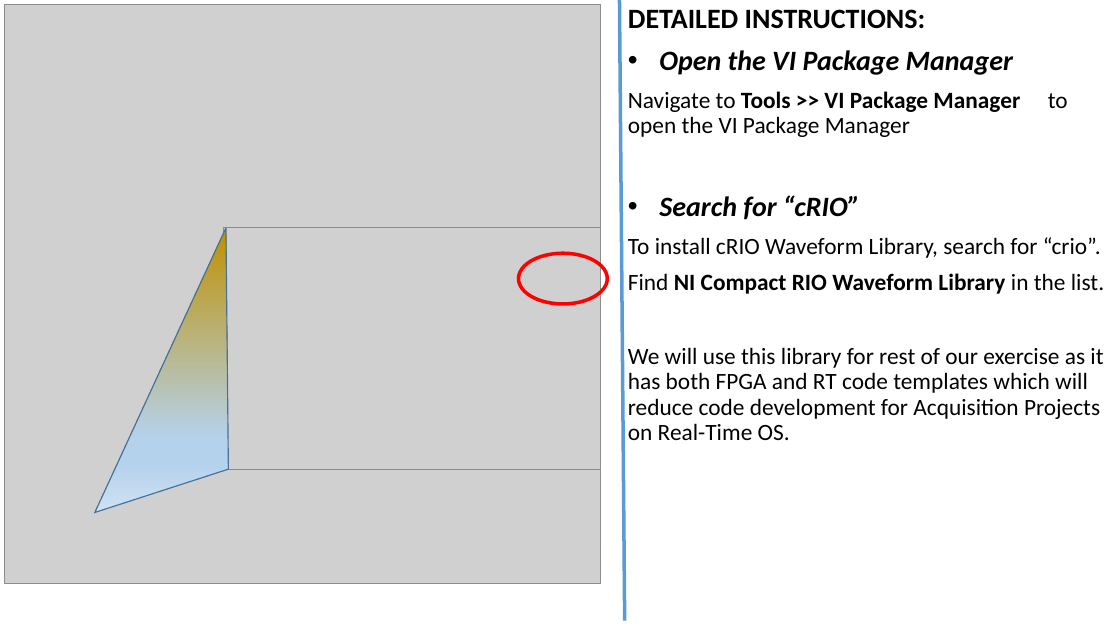
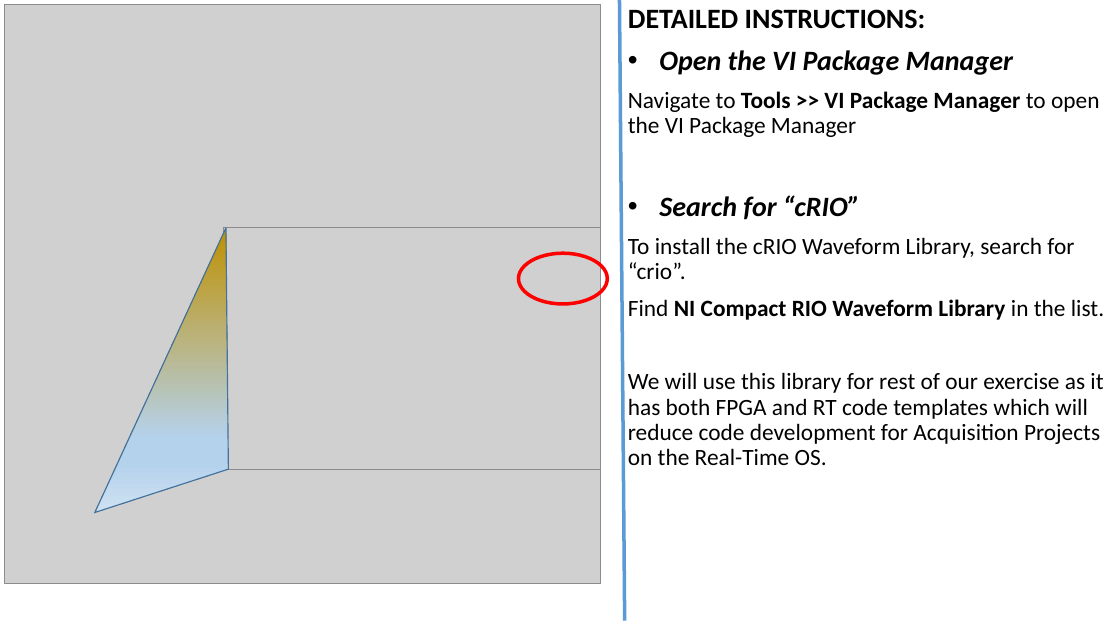
Before and after one commit to kalyanramu/NIWeek2015, a slide deck: slide 3 of Hands-OnSession/Content/SOM Hands-On Exercise 2.pptx. Drawn at 1120x630 pixels with LibreOffice and Linux fonts; fonts in the diff are those of the drawing; grey boxes stand for pictures. Boxes give left, top, right and bottom in pixels: in the first picture for what was removed or moved away, otherwise in the second. Text is boxed around its words. In the diff, an @@ line names an element or a change of style, - is before the commit and + after.

```diff
--- a/Hands-OnSession/Content/SOM Hands-On Exercise 2.pptx
+++ b/Hands-OnSession/Content/SOM Hands-On Exercise 2.pptx
@@ text at (x1=628, y1=237, x2=1074, y2=279): text changed @@
-To install cRIO Waveform Library, search for “crio”.
+To install the cRIO Waveform Library, search for “crio”.
@@ text at (x1=628, y1=372, x2=1103, y2=465): text changed @@
-We will use this library for rest of our exercise as it has both FPGA and RT code templates which will reduce code development for Acquisition Projects on Real-Time OS.
+We will use this library for rest of our exercise as it has both FPGA and RT code templates which will reduce code development for Acquisition Projects on the Real-Time OS.
```
Also in this commit, not shown: 6 other slides changed.
